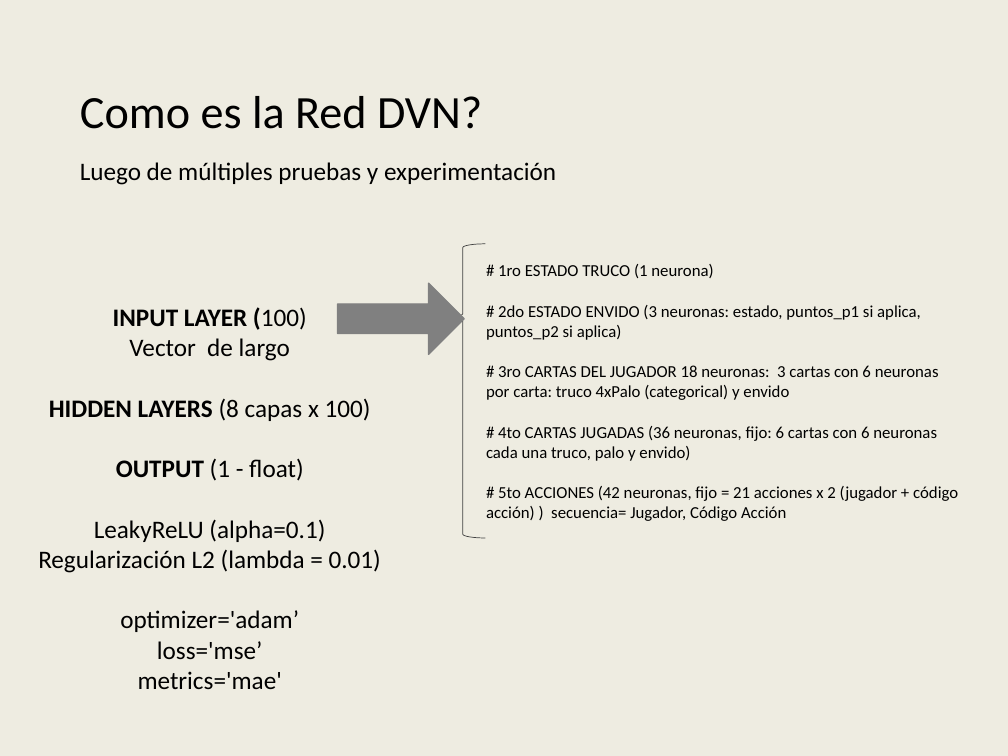
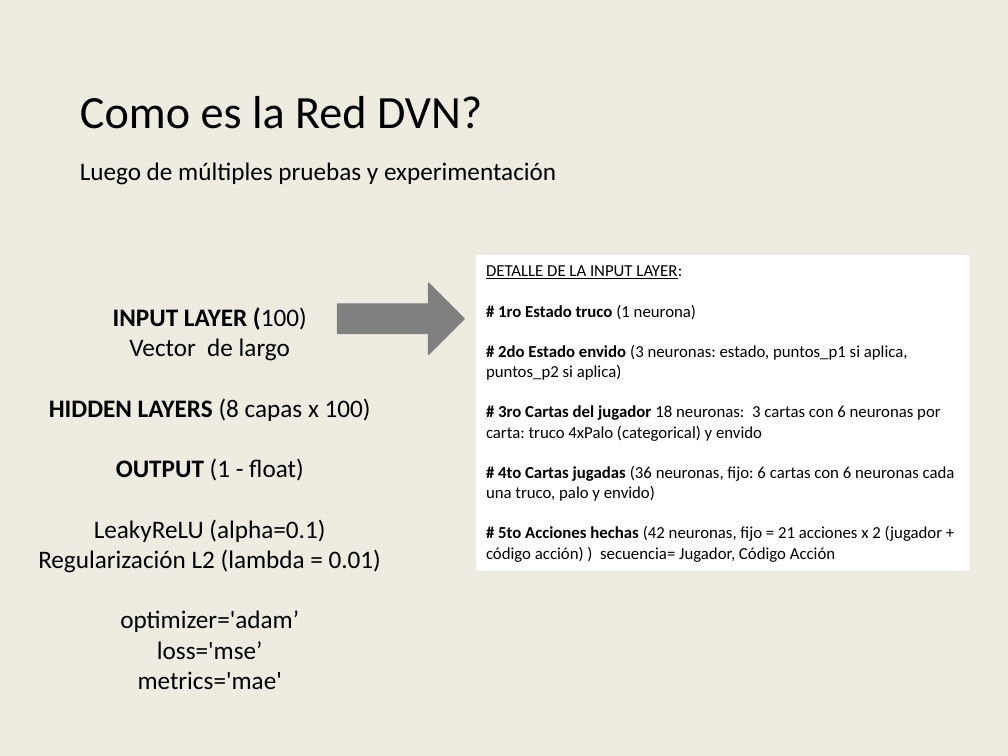
Before and after one commit to AbrojoROU/Truco_DQN, a slide deck: slide 9 of Proyecto IA Digital House v4.pptx (slide 8 before the commit). Drawn at 1008x756 pixels with LibreOffice and Linux fonts; fonts in the diff are those of the drawing; background and template pictures are left out. Boxes give left, top, right and bottom in pixels: in the first picture for what was removed or moved away, otherwise in the second. Text is boxed around its words. In the diff, an @@ line names an element or a change of style, - is before the commit and + after.

```diff
--- a/Proyecto IA Digital House v4.pptx
+++ b/Proyecto IA Digital House v4.pptx
@@ left brace removed at [440,244,486,538] @@
@@ rectangle "DETALLE DE LA INPUT LAYER:": place and size @@
-rectangle "DETALLE DE LA INPUT LAYER:" at [486,264,958,521]
+rectangle "DETALLE DE LA INPUT LAYER:" at [476,255,970,571]
@@ rectangle "DETALLE DE LA INPUT LAYER:" at [476,255,970,571]: fill none to #FFFFFF @@
@@ text in rectangle at [486,265,955,562]: text changed @@
-# 1ro ESTADO TRUCO (1 neurona)
-# 2do ESTADO ENVIDO (3 neuronas: estado, puntos_p1 si aplica, puntos_p2 si aplica)
-# 3ro CARTAS DEL JUGADOR 18 neuronas: 3 cartas con 6 neuronas por carta: truco 4xPalo (categorical) y envido
-# 4to CARTAS JUGADAS (36 neuronas, fijo: 6 cartas con 6 neuronas cada una truco, palo y envido)
-# 5to ACCIONES (42 neuronas, fijo = 21 acciones x 2 (jugador + código acción) ) secuencia= Jugador, Código Acción
+DETALLE DE LA INPUT LAYER:
+# 1ro Estado truco (1 neurona)
+# 2do Estado envido (3 neuronas: estado, puntos_p1 si aplica, puntos_p2 si aplica)
+# 3ro Cartas del jugador 18 neuronas: 3 cartas con 6 neuronas por carta: truco 4xPalo (categorical) y envido
+# 4to Cartas jugadas (36 neuronas, fijo: 6 cartas con 6 neuronas cada una truco, palo y envido)
+# 5to Acciones hechas (42 neuronas, fijo = 21 acciones x 2 (jugador + código acción) ) secuencia= Jugador, Código Acción
```
Also in this commit, not shown: 6 other slides changed, 9 slides added, 3 slides removed.
